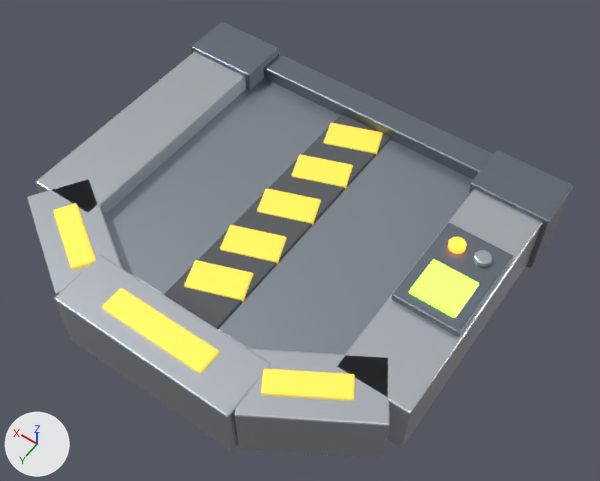
Renders of the FBX model Assets/GeneratedBaseItems/08_Motorized_Blast_Door.fbx from each side of a commit.
Both versions are drawn from a 50 mm camera at (-2.43, 4.56, 4.92) aimed at (-0.18, 1.41, -0.03). Every picture has the same lights, and +X, +Y and +Z are marked at lower left. The older version comes first.

In view in the first picture: '08_Motorized_Blast_Door'.
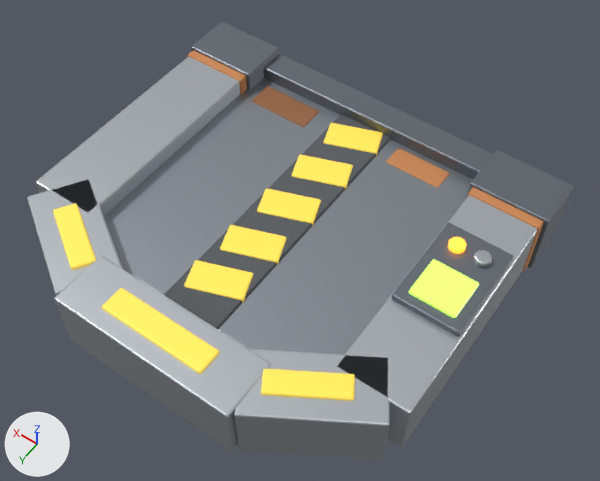
The change, as a diff of the scene's bpy script:
```diff
--- a/Assets/GeneratedBaseItems/08_Motorized_Blast_Door.fbx.py
+++ b/Assets/GeneratedBaseItems/08_Motorized_Blast_Door.fbx.py
@@ mat_rust___orange_oxide @@
+mat_rust___orange_oxide = principled_material('Rust | orange oxide')
+mat_rust___orange_oxide.base_color = (0.64, 0.28, 0.11)  # orange #d1905d
+mat_rust___orange_oxide.metallic = 0.32
+mat_rust___orange_oxide.roughness = 0.76
@@ mat_rust___deep_brown @@
+mat_rust___deep_brown = principled_material('Rust | deep brown')
+mat_rust___deep_brown.base_color = (0.34, 0.15, 0.07)  # brown #9e6c4b
+mat_rust___deep_brown.metallic = 0.24
+mat_rust___deep_brown.roughness = 0.84
@@ me_08_motorized_blast_door_mesh_001 @@
 # used by ob_08_motorized_blast_door; location = (0.0, 0.0, 0.0)
-me_08_motorized_blast_door_mesh_001.from_pydata(...)  # 1416 vertices, 1342 faces; spans x -1.68..1.68, y 0.0..2.97, z -0.36..0.36
+me_08_motorized_blast_door_mesh_001.from_pydata(...)  # 1640 vertices, 1558 faces; spans x -1.68..1.68, y 0.0..2.97, z -0.36..0.36
+# me_08_motorized_blast_door_mesh_001 part 1: the loose piece of 56 vertices spanning x 1.04..1.68, y 0.0..0.44, z -0.29..0.29 is copied, and the copy is scaled about its middle by (0.856, 0.529, 0.424), then moved by (-0.68, 0.2, 0.0), in mat_rust___deep_brown (brown #9e6c4b); it spans x 0.41..0.95, y 0.3..0.54, z -0.13..0.13
+# me_08_motorized_blast_door_mesh_001 part 2: the loose piece of 56 vertices spanning x -1.6..1.6, y 0.0..0.24, z -0.23..0.23 is copied, and the copy is scaled about its middle by (0.146, 0.822, 0.539), then moved by (-0.58, 0.26, 0.0), in mat_rust___orange_oxide (orange #d1905d); it spans x -0.82..-0.34, y 0.28..0.48, z -0.13..0.13
+# me_08_motorized_blast_door_mesh_001 part 3: the loose piece of 56 vertices spanning x 1.04..1.68, y 0.0..0.44, z -0.29..0.29 is copied, and the copy is scaled about its middle by (0.904, 0.246, 0.929), then moved by (0.0, 0.24, 0.0), in mat_rust___orange_oxide (orange #d1905d); it spans x 1.07..1.65, y 0.4..0.52, z -0.27..0.27
+# me_08_motorized_blast_door_mesh_001 part 4: the loose piece of 56 vertices spanning x -1.68..-1.04, y 0.0..0.44, z -0.29..0.29 is copied, and the copy is scaled about its middle by (0.904, 0.246, 0.929), then moved by (0.0, 0.24, 0.0), in mat_rust___orange_oxide (orange #d1905d); it spans x -1.65..-1.07, y 0.4..0.52, z -0.27..0.27
 me_08_motorized_blast_door_mesh_001.materials.append(mat_titanium___graphite_armor)
@@ me_08_motorized_blast_door_mesh_001 @@
 me_08_motorized_blast_door_mesh_001.materials.append(mat_iron___scraped_edges)
+me_08_motorized_blast_door_mesh_001.materials.append(mat_rust___deep_brown)  # brown #9e6c4b
+me_08_motorized_blast_door_mesh_001.materials.append(mat_rust___orange_oxide)  # orange #d1905d
```

Where the change shows, as pixel boxes [x1, y1, x2, y2] in the pictures (600 x 481 px):
part 1 of me_08_motorized_blast_door_mesh_001, added (brown)
    after: [252, 86, 319, 127]
part 2 of me_08_motorized_blast_door_mesh_001, added (orange)
    after: [386, 148, 450, 188]
part 3 of me_08_motorized_blast_door_mesh_001, added (orange)
    after: [188, 50, 247, 94]
part 4 of me_08_motorized_blast_door_mesh_001, added
    after: [467, 187, 544, 271]
